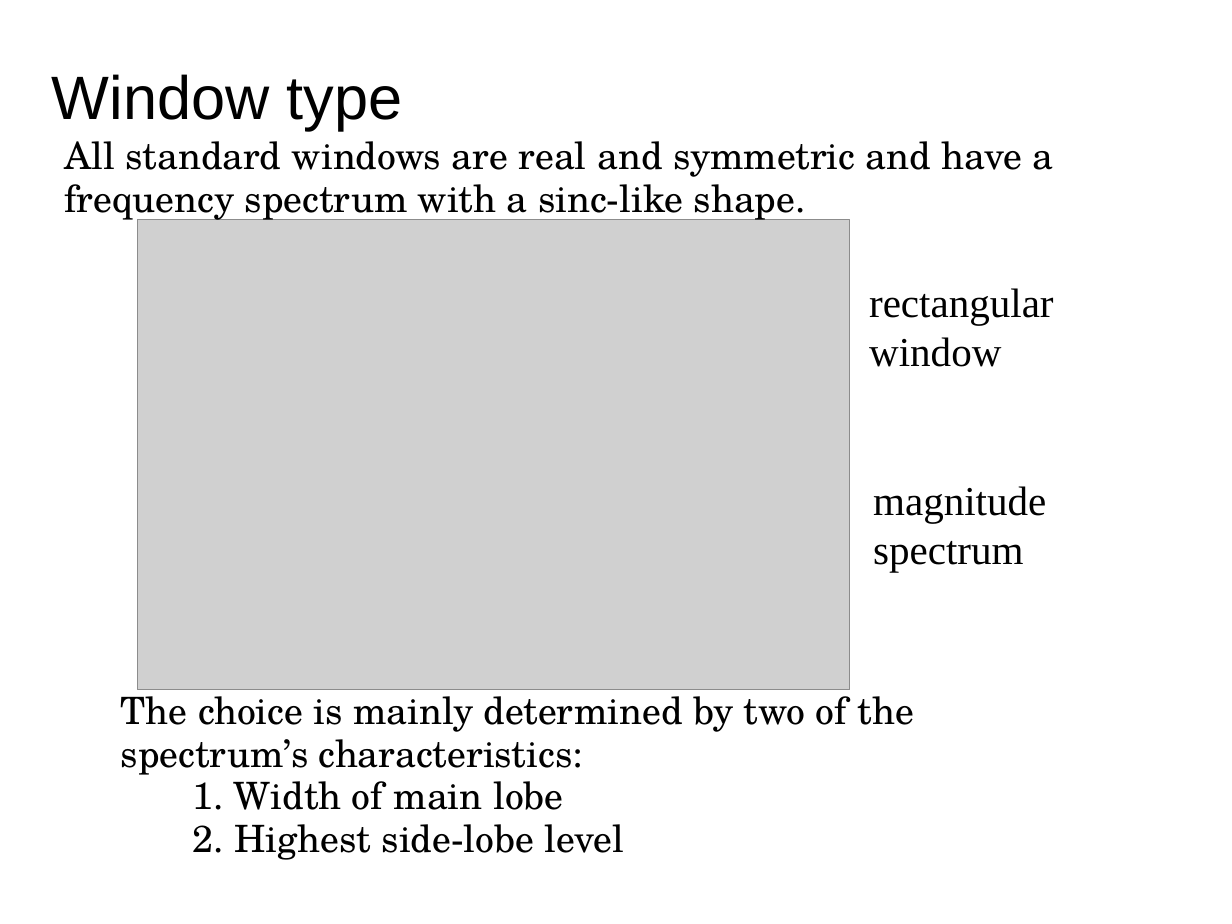
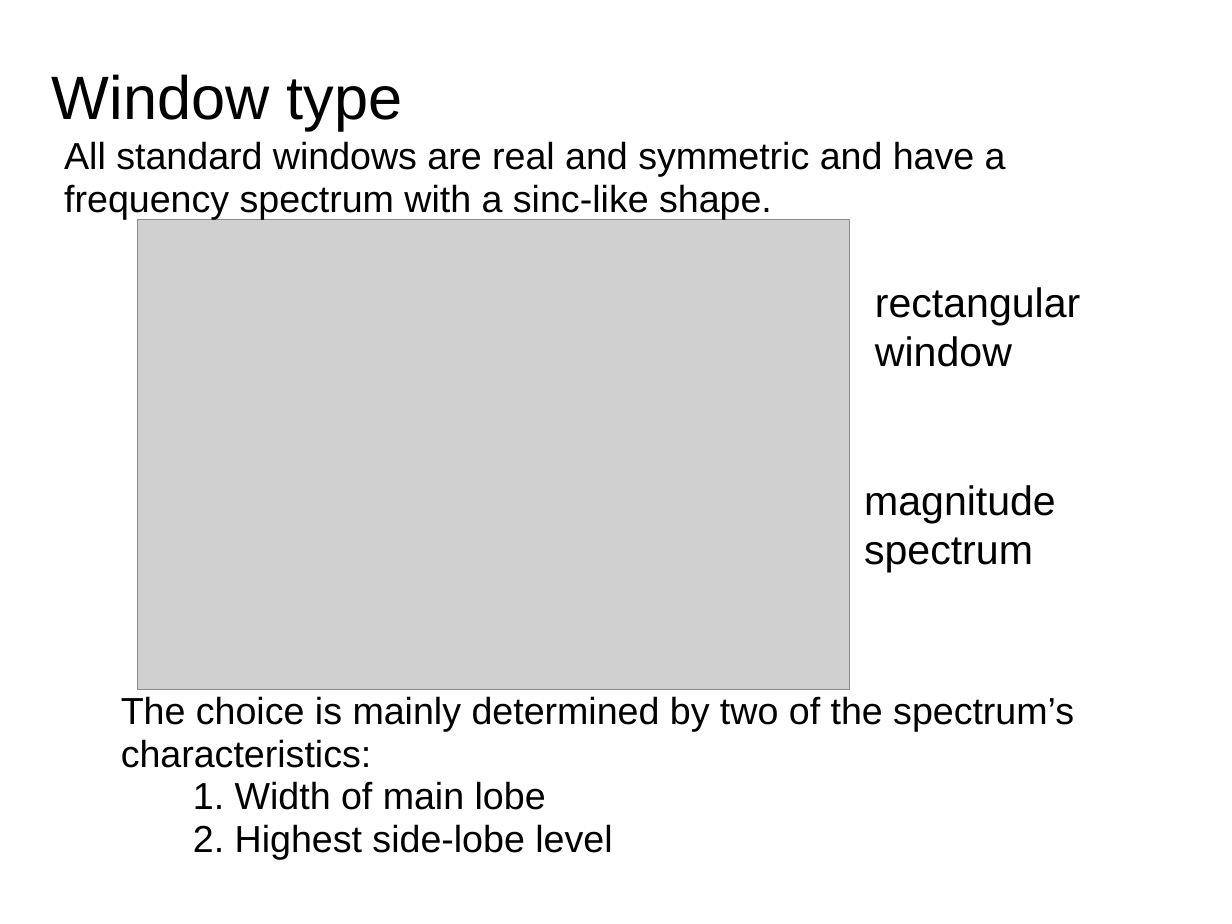
Before and after one commit to MTG/sms-tools, a slide deck: slide 8 of teaching-material/lectures/lect4-STFT/4-STFT.odp. Drawn at 1232x924 pixels with LibreOffice and Linux fonts; fonts in the diff are those of the drawing; grey boxes stand for pictures. Boxes give left, top, right and bottom in pixels: in the first picture for what was removed or moved away, otherwise in the second. Text is boxed around its words. In the diff, an @@ line names an element or a change of style, - is before the commit and + after.

```diff
--- a/teaching-material/lectures/lect4-STFT/4-STFT.odp
+++ b/teaching-material/lectures/lect4-STFT/4-STFT.odp
@@ text "All standard windows are real ..." at (64, 141, 1006, 219): font TeX Gyre Schola to Arial @@
@@ text "rectangular" at (875, 287, 1080, 367): font Times New Roman to Arial @@
@@ text "magnitude": place and size @@
-text "magnitude" at (873, 486, 1046, 572)
+text "magnitude" at (864, 485, 1056, 573)
@@ text "magnitude" at (864, 485, 1056, 573): font Times New Roman to Arial @@
@@ text "The choice is mainly determined ..." at (121, 696, 1074, 860): font TeX Gyre Schola to Arial @@
```
Also in this commit, not shown: 13 other slides changed, 5 slides added, 3 slides removed, 7 other files.
